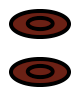
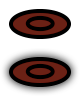
Layered file, before and after one edit (80 x 96). Changes by layer:
pixels changed over box(1, 48, 79, 96) (layer not identified)
